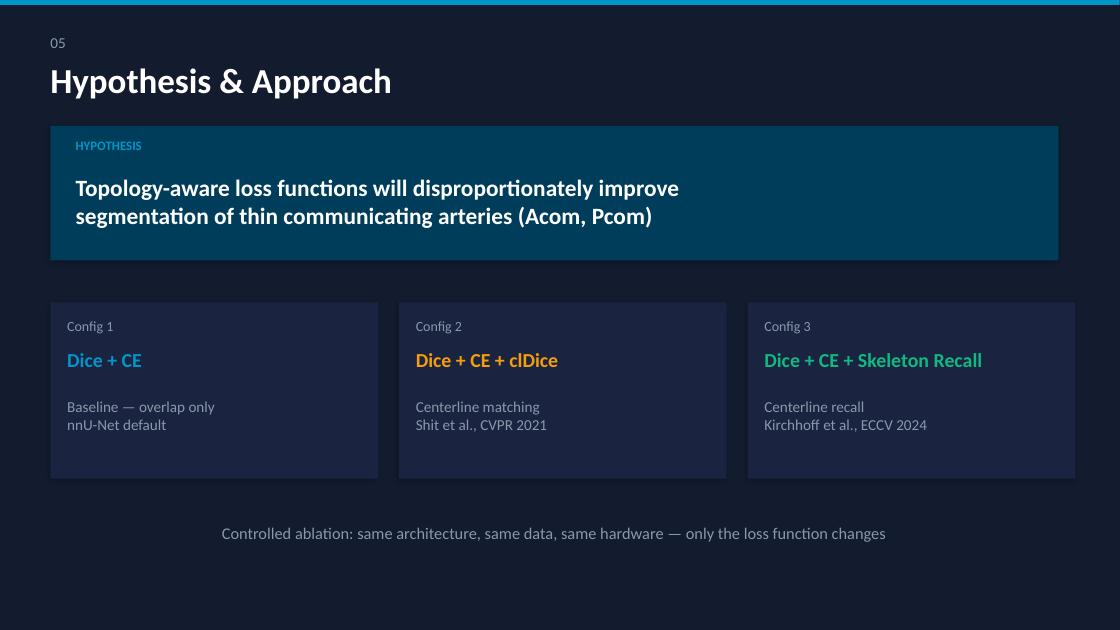
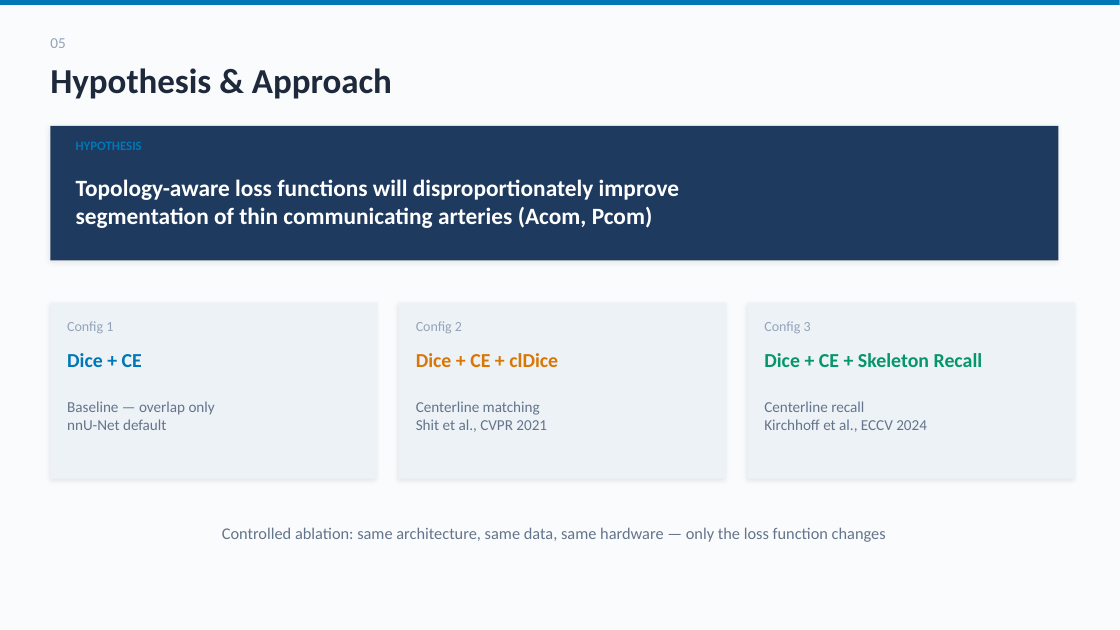
Before and after one commit to SamihAmer/Deep-Learning-for-Computer-Vision, a slide deck: slide 6 of vessel_seg_v2/CTA Seg V2/report/presentation_v2.pptx. Drawn at 1120x630 pixels with LibreOffice and Linux fonts; fonts in the diff are those of the drawing. Boxes give left, top, right and bottom in pixels: in the first picture for what was removed or moved away, otherwise in the second. Text is boxed around its words. In the diff, an @@ line names an element or a change of style, - is before the commit and + after.

```diff
--- a/vessel_seg_v2/CTA Seg V2/report/presentation_v2.pptx
+++ b/vessel_seg_v2/CTA Seg V2/report/presentation_v2.pptx
@@ background #131B2E to #FAFBFD @@
@@ rectangle at (0, 0, 1120, 5): fill #0096C7 to #0077B6 @@
@@ text "Hypothesis & Approach" at (50, 68, 392, 99): text colour #FFFFFF to #1E293B @@
@@ rectangle at (50, 126, 1059, 260): fill #003D5B to #1E3A5F; shadow changed @@
@@ text "HYPOTHESIS" at (76, 142, 142, 150): text colour #0096C7 to #0077B6 @@
@@ fill #1A2340 to #EDF2F7; shadow changed in 3 elements at (50, 302, 378, 479), (399, 302, 727, 479), (748, 302, 1075, 479) @@
@@ text colour #8899AA to #94A3B8 in 4 elements at (50, 38, 65, 48), (67, 321, 113, 333), (416, 321, 462, 333), (764, 321, 811, 333) @@
@@ text "Dice + CE" at (67, 353, 142, 367): text colour #0096C7 to #0077B6 @@
@@ text "Dice + CE + clDice" at (416, 353, 558, 367): text colour #F59E0B to #D97706 @@
@@ text "Dice + CE + Skeleton ..." at (764, 353, 983, 367): text colour #10B981 to #059669 @@
@@ text colour #8899AA to #64748B in 4 elements at (67, 401, 215, 430), (416, 401, 547, 432), (764, 401, 927, 432), (222, 527, 886, 542) @@
```
Also in this commit, not shown: 20 other slides changed, 14 other files.
